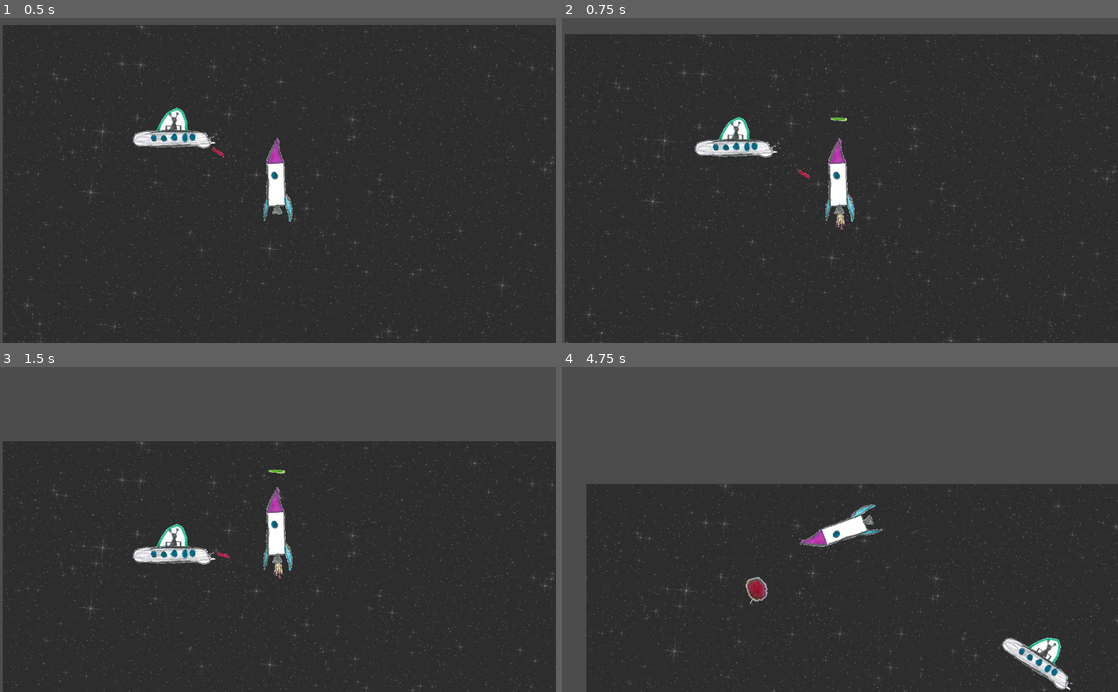
Above: before the commit, frames 1-4 (two rows, left to right).
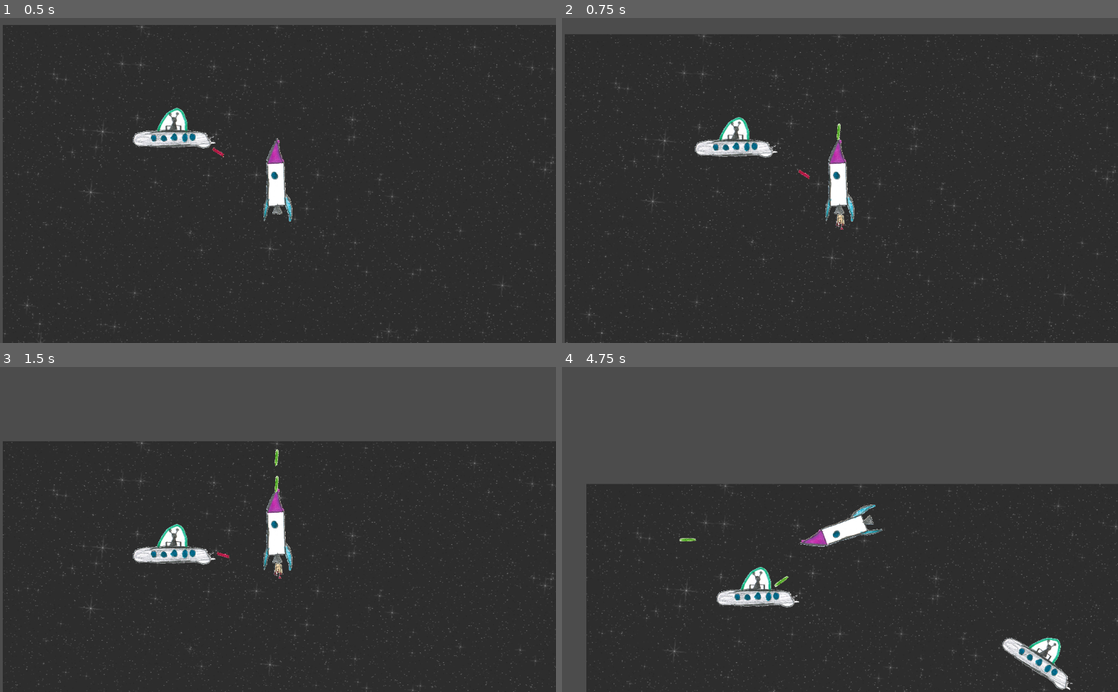
Above: after the commit, the same moments.

Repository: the-g-force/FamJam-April2020
Game: Godot game, scene res://src/Level.tscn
Same seed, same stepped clock (60 frames per second), same inputs: the game is played once before the commit and once after it.
Inputs:
- Up to frame 1 (0.5 s): no input
- Up to frame 2 (0.75 s): hold Up (Thrust) from 0.53 s (still down); tap Space (Fire) at 0.6 s
- Up to frame 3 (1.5 s): keep holding Up (Thrust); tap Space (Fire) at 1.35 s
- Up to frame 4 (4.75 s): release Up (Thrust) at 2.03 s; hold Left (TurnLeft) 2.03-4.28 s; tap Space (Fire) every 0.75 s from 2.1 to 4.35 s; hold Right (TurnRight) from 4.28 s (still down)

Frame 1 is identical in both runs. In frame 2, less than 0.1% of the frame differs, in the area x 48-52%, y 30-38%; in frame 3, less than 0.1%; in frame 4, 1.0%, in the area x 21-43%, y 52-75%.

Commit message:
Turn player bullets to face the direction of movement

Diff:
--- a/project/src/Bullet.gd
+++ b/project/src/Bullet.gd
@@ -1,10 +1,18 @@
 extends KinematicBody2D
 
-export var velocity : Vector2
+
+export var forward_vector : Vector2 = Vector2(1,0) setget _set_forward_vector
+export var speed : float = 200
 
 func _process(delta: float):
-	var collision :KinematicCollision2D = move_and_collide(velocity*delta)
+	var velocity = forward_vector * speed * delta
+	var collision :KinematicCollision2D = move_and_collide(velocity)
 	if collision:
 		var collider : Node2D = collision.collider as Node2D
 		if collider.is_in_group("LevelBounds"):
 			queue_free()
+
+
+func _set_forward_vector(value:Vector2) -> void:
+	forward_vector = value.normalized()
+	rotation = forward_vector.angle()
--- a/project/src/Rocket.gd
+++ b/project/src/Rocket.gd
@@ -1,10 +1,5 @@
 extends KinematicBody2D
 class_name Rocket
-
-
-# Declare member variables here. Examples:
-# var a = 2
-# var b = "text"
 
 # Rotation speed in degrees per second
 export var rotation_speed : float = 60
@@ -51,7 +46,7 @@
 	# Fire!
 	if Input.is_action_just_pressed("Fire"):
 		var bullet = Bullet.instance()
-		bullet.velocity = Vector2(0,-bullet_speed).rotated(rotation)
+		bullet.forward_vector = Vector2(0,-1).rotated(rotation)
 		bullet.position = $GunPoint.get_global_transform().get_origin()
 		get_parent().add_child(bullet)
 		_shoot_sound.play()
